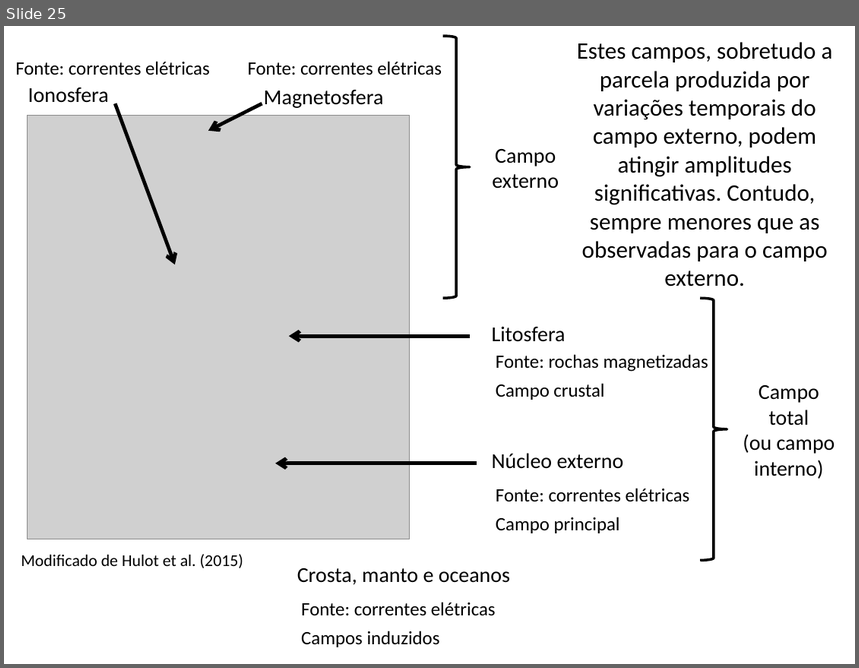
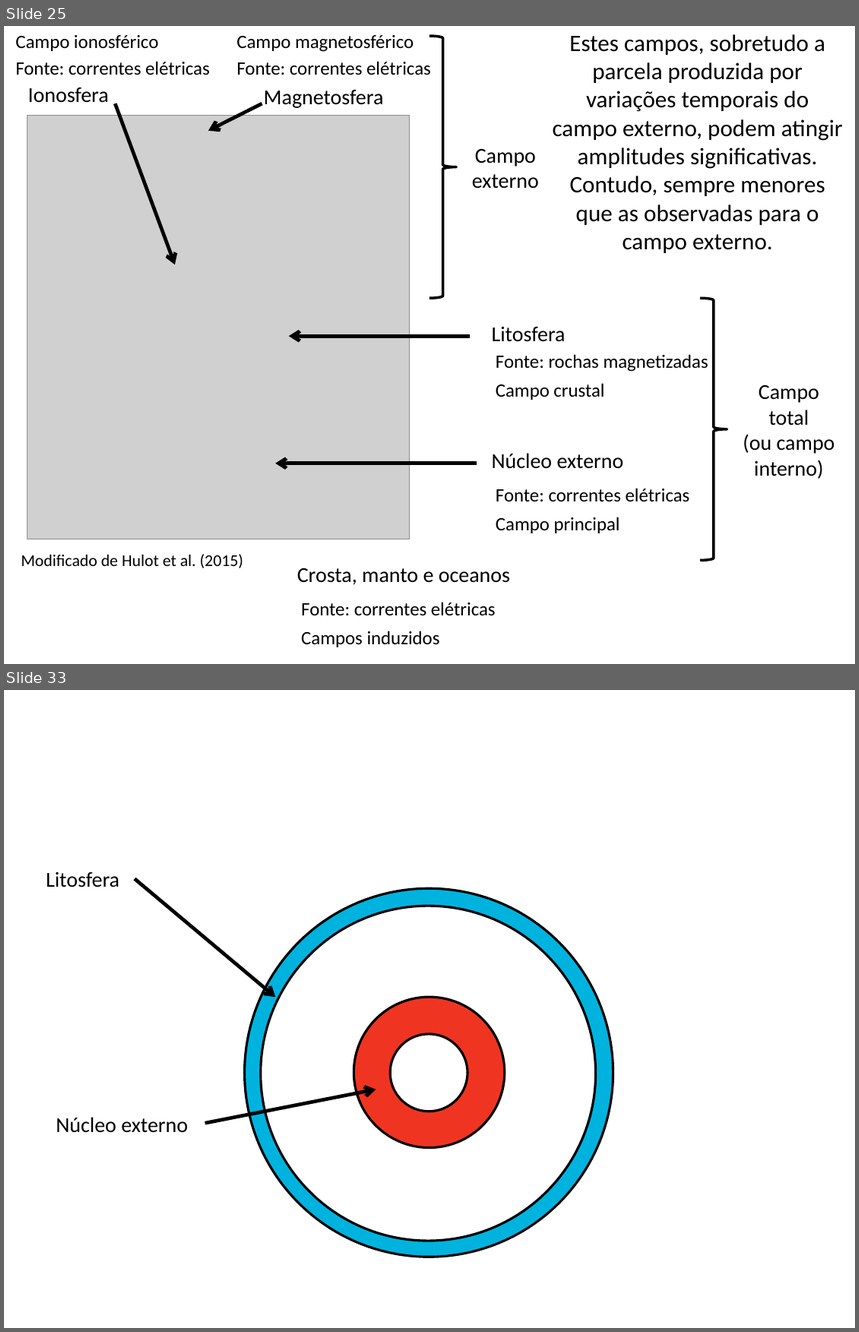
Before and after one commit to pinga-lab/CE-VII-SimBGf-2016, a slide deck: slides/4_anomalia_campo_total.pptx. Shown one above the other, each under a label of ours: slide 25 before the commit, slides 25 and 33 after it; the slides between them are not shown. The pictures are 859x668 and 859x1332 pixels, drawn with LibreOffice and Linux fonts; fonts in the diff are those of the drawing; grey boxes stand for pictures. Boxes give left, top, right and bottom in pixels: in the first picture for what was removed or moved away, otherwise in the second. Text is boxed around its words. In the diff, an @@ line names an element or a change of style, - is before the commit and + after.

Commit message:
descricao qualitativa da anomalia de campo total

```diff
--- a/slides/4_anomalia_campo_total.pptx
+++ b/slides/4_anomalia_campo_total.pptx
@@ slide 33 added at box(4, 690, 855, 1328), background #FFFFFF @@
@@ text added at box(46, 872, 120, 888), 18 pt, text #000000 @@
+Litosfera
@@ arrow added from (135, 879) to (275, 997), #000000 3 pt @@
@@ ellipse added at box(245, 888, 614, 1257), fill #00B3DF, outline #000000 2 pt @@
@@ ellipse added at box(261, 906, 597, 1242), fill #FFFFFF, outline #000000 2 pt @@
@@ ellipse added at box(354, 997, 505, 1148), fill #EF3521, outline #000000 2 pt @@
@@ ellipse added at box(390, 1034, 468, 1111), fill #FFFFFF, outline #000000 2 pt @@
@@ arrow added from (205, 1123) to (376, 1089), #000000 3 pt @@
@@ text added at box(56, 1117, 188, 1133), 18 pt, text #000000 @@
+Núcleo externo
@@ slide 25 changed as well @@
@@ text added at box(15, 35, 158, 51), 16 pt, text #000000 @@
+Campo ionosférico
@@ text added at box(237, 35, 414, 52), 16 pt, text #000000 @@
+Campo magnetosférico
@@ right brace: place and size @@
-right brace at box(443, 36, 470, 298)
+right brace at box(430, 36, 456, 298)
@@ text "Estes campos, sobretudo a parcela ..." rewrapped from box(577, 42, 833, 287) to box(553, 34, 843, 253) @@
@@ text "Fonte: correntes elétricas": place and size @@
-text "Fonte: correntes elétricas" at box(248, 61, 442, 75)
+text "Fonte: correntes elétricas" at box(237, 61, 431, 75)
@@ text "Campo": place and size @@
-text "Campo" at box(492, 149, 559, 189)
+text "Campo" at box(472, 149, 539, 189)
```
Also in this commit, not shown: 8 other slides changed, 53 other slides added, 2 other files.
